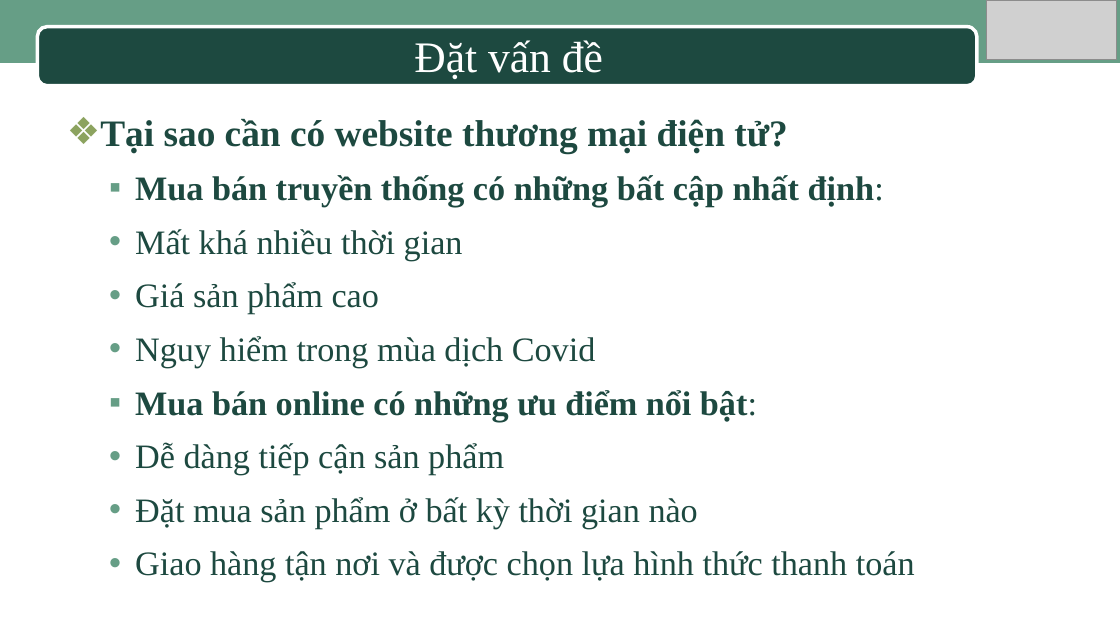
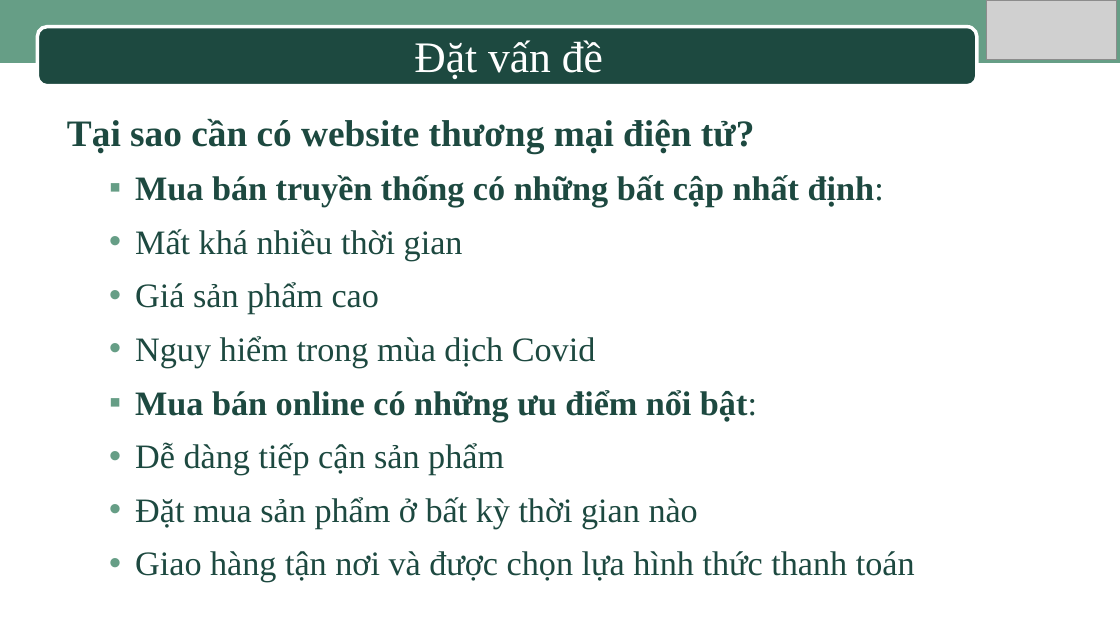
Before and after one commit to HuynhHueTruc/LuanVanTinHocUngDung, a slide deck: slide 3 of Slide_Bao_cao_luan_Van.ppt. Drawn at 1120x630 pixels with LibreOffice and Linux fonts; fonts in the diff are those of the drawing; grey boxes stand for pictures; background and template pictures are left out. Boxes give left, top, right and bottom in pixels: in the first picture for what was removed or moved away, otherwise in the second. Text is boxed around its words. In the diff, an @@ line names an element or a change of style, - is before the commit and + after.

```diff
--- a/Slide_Bao_cao_luan_Van.ppt
+++ b/Slide_Bao_cao_luan_Van.ppt
@@ text at (x1=67, y1=119, x2=755, y2=153): bullet ❖ to none @@
```
Also in this commit, not shown: 6 other slides changed, 1 slide added, 3 other files.
